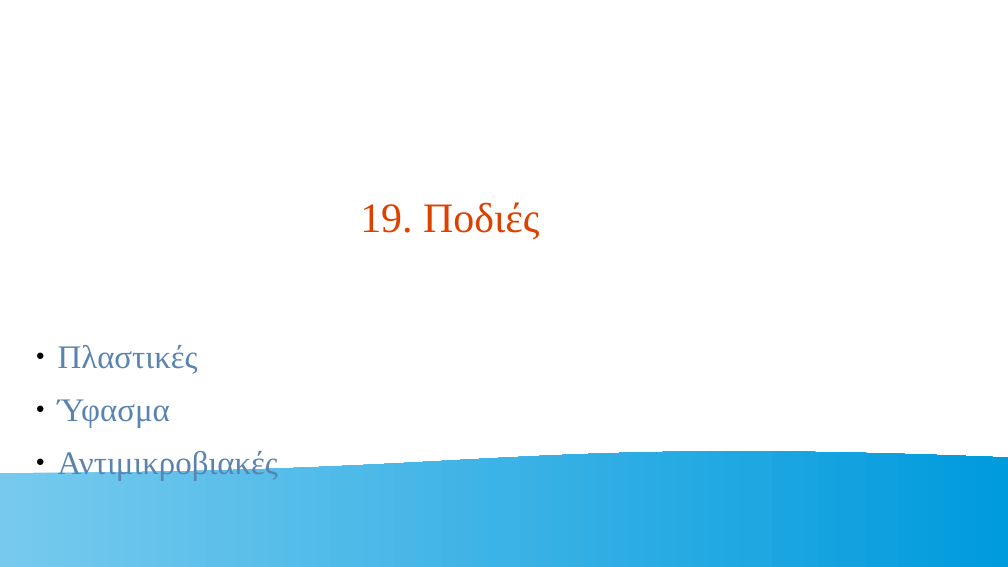
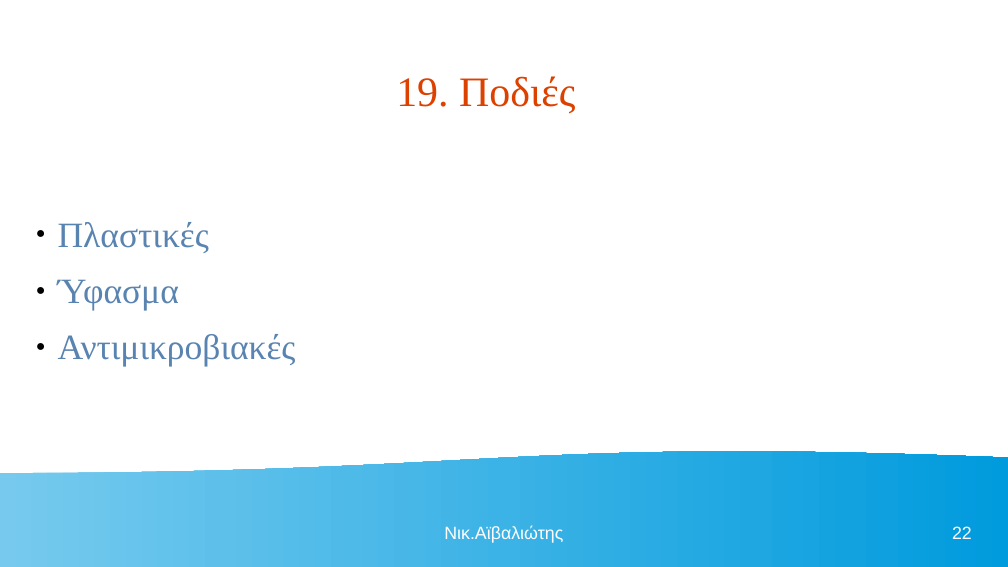
Before and after one commit to nickaiva/epas, a slide deck: slide 22 of ΠΕΡΙΒΑΛΛΟΝ ΕΡΓΑΣΙΑΣ.odp. Drawn at 1008x567 pixels with LibreOffice and Linux fonts; fonts in the diff are those of the drawing. Boxes give left, top, right and bottom in pixels: in the first picture for what was removed or moved away, otherwise in the second. Text is boxed around its words. In the diff, an @@ line names an element or a change of style, - is before the commit and + after.

```diff
--- a/ΠΕΡΙΒΑΛΛΟΝ ΕΡΓΑΣΙΑΣ.odp
+++ b/ΠΕΡΙΒΑΛΛΟΝ ΕΡΓΑΣΙΑΣ.odp
@@ title "19. Ποδιές" moved from (x1=360, y1=202, x2=539, y2=240) to (x1=396, y1=76, x2=575, y2=114) @@
@@ text "Πλαστικές" moved from (x1=58, y1=345, x2=278, y2=480) to (x1=58, y1=222, x2=296, y2=366) @@
@@ text "Πλαστικές" at (x1=58, y1=222, x2=296, y2=366): size 25.9 to 28 pt @@
@@ text added at (x1=444, y1=526, x2=563, y2=543), 14 pt, text #FFFFFF @@
+Νικ.Αϊβαλιώτης
@@ page number added at (x1=952, y1=526, x2=972, y2=539), 14 pt, text #FFFFFF @@
+22
```
Also in this commit, not shown: 23 other slides changed, 24 slides added, 1 other file.
